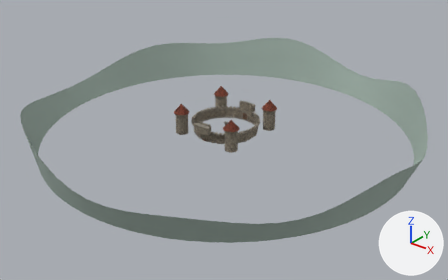
Before and after pictures for a commit that changed the glTF model assets/arena/arena.glb.
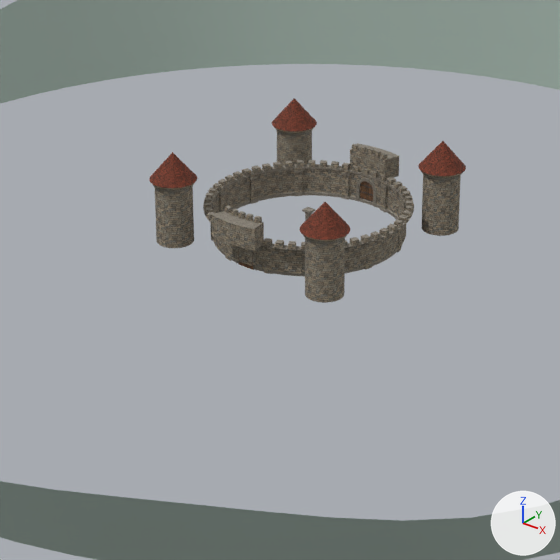
Each version appears first whole from a 50 mm lens placed at (150.1, -188.9, 112.2), pointed at (2.4, -4.2, -2.3), and next in a close-up on the part from 28% to 69% of the width and 19% to 85% of the height. The lights are fixed; the arrows at lower right show +X, +Y and +Z. The older version's two pictures come first.

Names of what the first close-up shows: 'S_Hills', 'S_Tower0', 'S_Tower1', 'S_Tower2', 'S_Tower3', 'S_Wall' and 3 more.
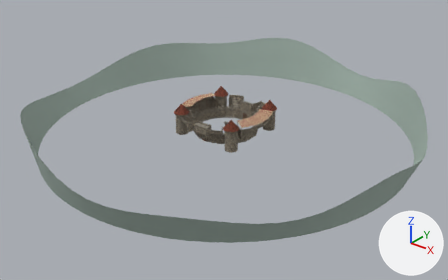
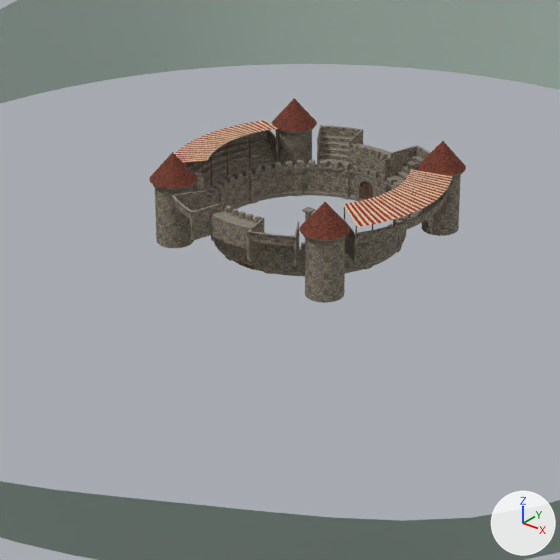
Where the change shows, as pixel boxes (x1, y1, x2, y2) in the close-ups (560 x 560 px):
'S_Stands', added (brown): after (171, 120, 452, 266)
    faces in mat_blocks: (171, 126, 451, 266)
    faces in mat_awning (picture img_t_awning): (175, 120, 452, 227)
    faces in mat_stone: (172, 125, 450, 237)
    faces in mat_wood: (202, 127, 443, 234)

The edits, one by one:
Picture 'T_Awning' (img_t_awning) is new.
Material 'Awning' (mat_awning) is new.
Its texture is img_t_awning.
Its roughness is 0.9.
Mesh me_s_stands_001 is new.
It has 1002 vertices, 1536 faces and spans x -19.7..19.7, y -18.9..18.9, z 4.4..10.5.
Faces by material slot: [672, 600, 64, 200].
It uses material mat_blocks.
It uses material mat_stone.
It uses material mat_awning (picture img_t_awning).
It uses material mat_wood.
Object 'S_Stands' (ob_s_stands) is new; it shows me_s_stands_001.
Its location is (0.0, 0.0, 0.0).
